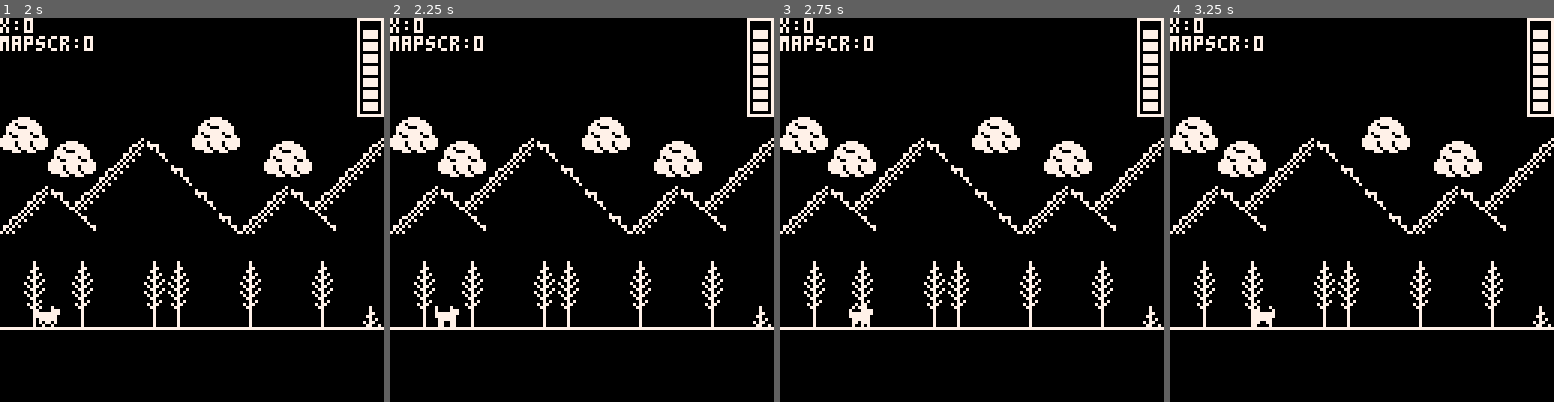
Above: before the commit, frames 1-4 (left to right).
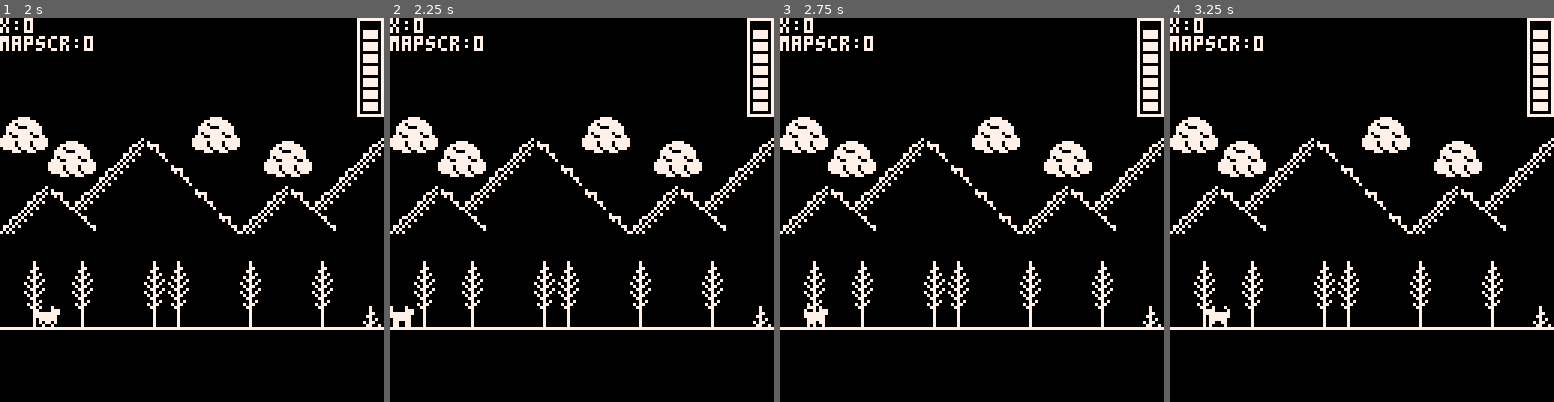
Above: after the commit, the same moments.

Repository: onefinedruid/buddys-world
Game: PICO-8 cartridge buddysworld.p8
The game is run twice, just before and just after one commit, with the same random seed, the same clock (stepped at 60 frames per second) and the same inputs.
Inputs:
- Up to frame 1 (2 s): tap X (X key) at 0.33, 1.07, 1.85 s; tap O (Z key) at 0.7, 1.7 s; hold Right from 1.6 s (still down)
- Up to frame 2 (2.25 s): release Right at 2.1 s; tap O (Z key) at 2.1 s; hold Up from 2.15 s (still down)
- Up to frame 3 (2.75 s): release Up at 2.42 s; hold Right from 2.47 s (still down); tap O (Z key) at 2.5 s
- Up to frame 4 (3.25 s): tap O (Z key) at 2.9 s; tap X (X key) at 2.97 s; release Right at 3.03 s; hold Left from 3.08 s (still down)

Frame 1 is identical in both runs. In frame 2, 0.4% of the frame differs, in the area x 0-18%, y 75-81%; in frame 3, 0.4%; in frame 4, 0.4%.

Commit message:
update overworld()

Diff:
--- a/buddysworld.p8
+++ b/buddysworld.p8
@@ -148,6 +148,11 @@
    end
  end
 
+--escape
+ if btn(2) then
+ 		overworld()
+ end
+
 	if w==false then
 	 s=1
 	end
@@ -156,11 +161,6 @@
 	 catanim()
 	end
 
-	if x==0 and mapscr>0 then
-   if btn(2) then
-   overworld()
-   end
-	end
 
 end
 -->8
